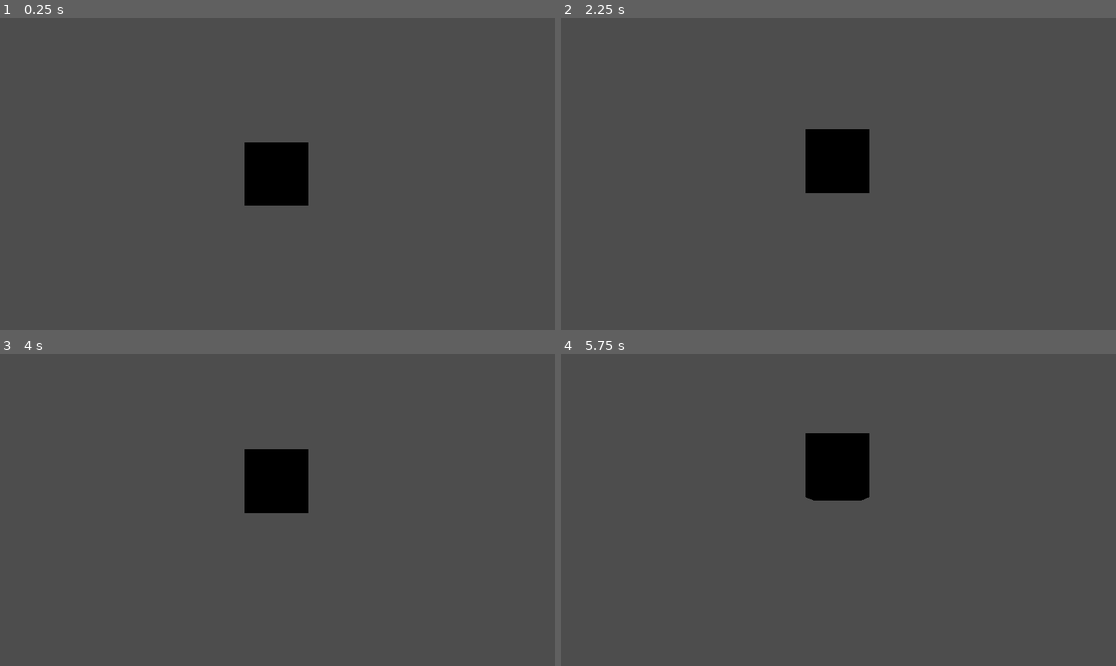
Above: before the commit, frames 1-4 (two rows, left to right).
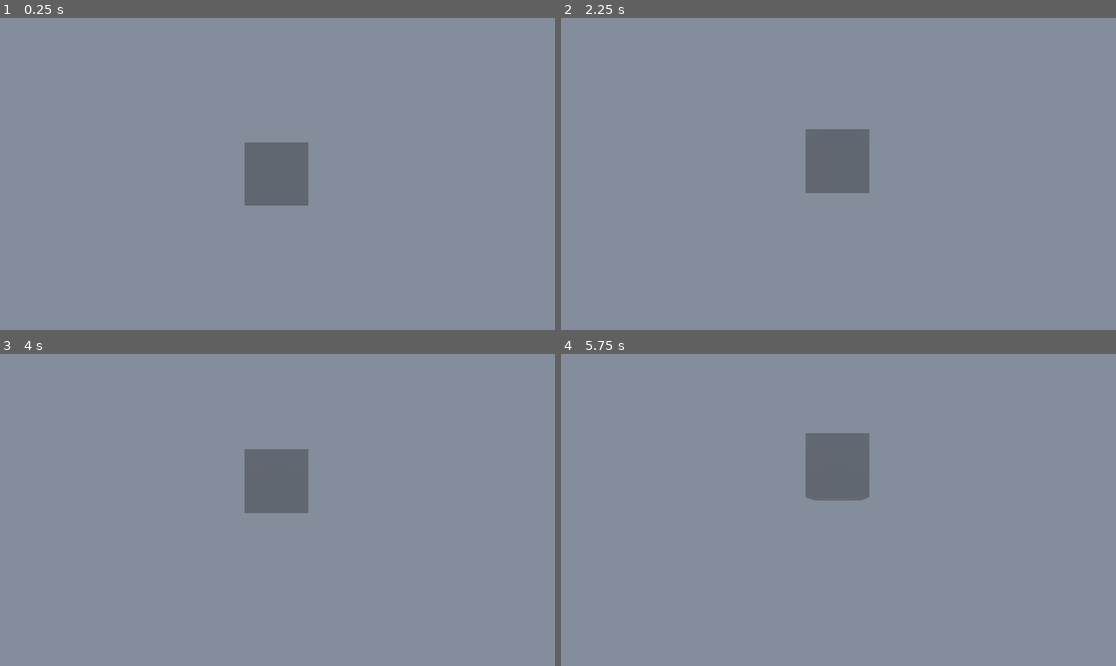
Above: after the commit, the same moments.

Repository: kotletcik/cyberiada-mini-project
Game: Godot game, scene res://test_folders/valk/ValkScene.tscn
Same seed, same stepped clock (60 frames per second), same inputs: the game is played once before the commit and once after it. This scene is started directly instead of the project's main scene.
Inputs:
- Up to frame 1 (0.25 s): no input
- Up to frame 2 (2.25 s): tap Enter at 0.5 s; hold E 0.53-1.28 s; tap K at 1.35 s; tap Space at 2 s; hold E from 2.03 s (still down)
- Up to frame 3 (4 s): release E at 2.78 s; tap K at 2.85 s; tap Enter at 3.5 s; hold E from 3.53 s (still down)
- Up to frame 4 (5.75 s): release E at 4.28 s; tap K at 4.35 s; tap Space at 5 s; hold E from 5.03 s (still down)

The runs differ from the first frame. In frame 1, 100% of the frame differs, in the area x 0-100%, y 0-100%; in frame 2, 100%; in frame 3, 100%; in frame 4, 100%.

Commit message:
Fog Density and FOV change for serum

Diff:
--- a/test_folders/valk/PsycheManager.gd
+++ b/test_folders/valk/PsycheManager.gd
@@ -8,16 +8,36 @@
 
 var serumLevel: float;
 
+@export var camera: Camera3D;
+@export var cameraFOVMultiplier: float;
+
+@export var normalFogDensity: float;
+@export var serumFogDensity: float;
+
+@export var serumToNormalFogSpeed: float;
+
+var baseCameraFOV: float;
+
+var environment: Environment
+
 func _ready() -> void:
 	if(instance == null):
 		instance = self;
 		serumLevel = serumOnStart;
+		baseCameraFOV = camera.fov;
+		environment = camera.environment;
+		environment.fog_density = normalFogDensity;
 	else:
 		print("More than one PsycheManager exists!!!");
 		queue_free();
 
 func _process(delta: float) -> void:
 	serumLevel -= delta * serumDischargeRate;
+	environment.fog_density += delta * serumToNormalFogSpeed;
+	if(environment.fog_density > normalFogDensity):
+		environment.fog_density = normalFogDensity;
 	if(serumLevel <= 0):
 		serumLevel += 20;
+		camera.fov *= cameraFOVMultiplier;
+		environment.fog_density = serumFogDensity;
 		print("USED SERUM!!!");
--- a/test_folders/valk/ValkScene.tscn
+++ b/test_folders/valk/ValkScene.tscn
@@ -1,10 +1,13 @@
-[gd_scene load_steps=5 format=3 uid="uid://pi8o5qu4gaig"]
+[gd_scene load_steps=6 format=3 uid="uid://pi8o5qu4gaig"]
 
 [ext_resource type="Script" uid="uid://by4uogseh06rs" path="res://test_folders/valk/counterTest.gd" id="1_26bmd"]
 [ext_resource type="Script" uid="uid://cq3ikk3npkdg4" path="res://test_folders/valk/static_manager_test.gd" id="2_hhieh"]
 [ext_resource type="Script" uid="uid://jlq64hfq7bpi" path="res://test_folders/valk/PsycheManager.gd" id="3_xblbw"]
 
 [sub_resource type="BoxMesh" id="BoxMesh_26bmd"]
+
+[sub_resource type="Environment" id="Environment_xblbw"]
+fog_enabled = true
 
 [node name="ValkScene" type="Node3D"]
 
@@ -16,13 +19,19 @@
 mesh = SubResource("BoxMesh_26bmd")
 
 [node name="Camera3D" type="Camera3D" parent="."]
+environment = SubResource("Environment_xblbw")
 
 [node name="Managers" type="Node3D" parent="."]
 
 [node name="StaticManagerTest" type="Node3D" parent="Managers"]
 script = ExtResource("2_hhieh")
 
-[node name="PsycheManager" type="Node3D" parent="Managers"]
+[node name="PsycheManager" type="Node3D" parent="Managers" node_paths=PackedStringArray("camera")]
 script = ExtResource("3_xblbw")
 serumOnStart = 100
 serumDischargeRate = 20.0
+camera = NodePath("../../Camera3D")
+cameraFOVMultiplier = 0.9
+normalFogDensity = 0.2
+serumFogDensity = 0.01
+serumToNormalFogSpeed = 1.0
